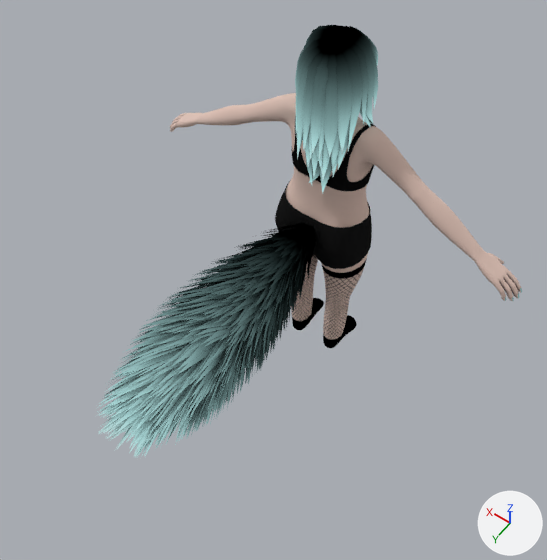
A saved change to the Blender file Assets/Blend Files/Rawr Vibes.blend.
Rendered twice from a camera (50 mm lens) standing at (-1.14, 1.99, 3.37) and looking at (-0.08, 0.51, 1.05). The axes (+X, +Y, +Z) are drawn at lower right. The lights are the same throughout.

The first picture shows 'Body', 'Hair Mesh', 'Shorts', 'Tail Spiky Mesh', 'Triangle Bra'.
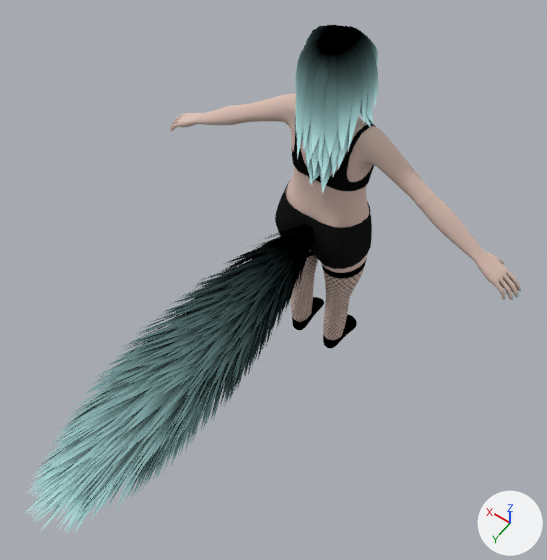
Edits to the scene script, one JSON object a line:
```json
{"block": "me_nurbspath_004", "where": "# used by ob_tail_spiky_mesh; location = (0.0, 0.1, 0.95)"}
{"op": "remove", "block": "me_nurbspath_004", "code": "me_nurbspath_004.from_pydata(...)  # 4758 vertices, 1799 faces; spans x -0.236..0.233, y 0.0..1.28, z -0.238..0.233"}
{"op": "add", "block": "me_nurbspath_004", "code": "me_nurbspath_004.from_pydata(...)  # 4758 vertices, 1799 faces; spans x -0.222..0.219, y 0.102..1.729, z 0.726..1.17"}
{"block": "me_nurbspath_004", "change": "me_nurbspath_004 part 1: 4758 of 4758 vertices moved; they spanned x -0.236..0.233, y 0.0..1.28, z -0.238..0.233 and now span x -0.222..0.219, y 0.102..1.729, z 0.726..1.17; mean shift (0.0, 0.288, 0.95); largest move (0.018, 1.232, -0.084) -> (0.02, 1.668, 0.871)"}
{"op": "set", "path": "ob_tail_spiky_mesh.location", "old": "(0.0, 0.1, 0.95)", "new": "(0.0, 0.0, 0.0)"}
```

Location of each change, [x1, y1, x2, y2] in pixels of the pictures (547 x 560 px):
```json
{"object": "Tail Spiky Mesh", "change": "reshaped, moved", "before": [97, 223, 316, 458], "after": [25, 225, 313, 534], "on screen": "31% wider, 31% taller"}
```
